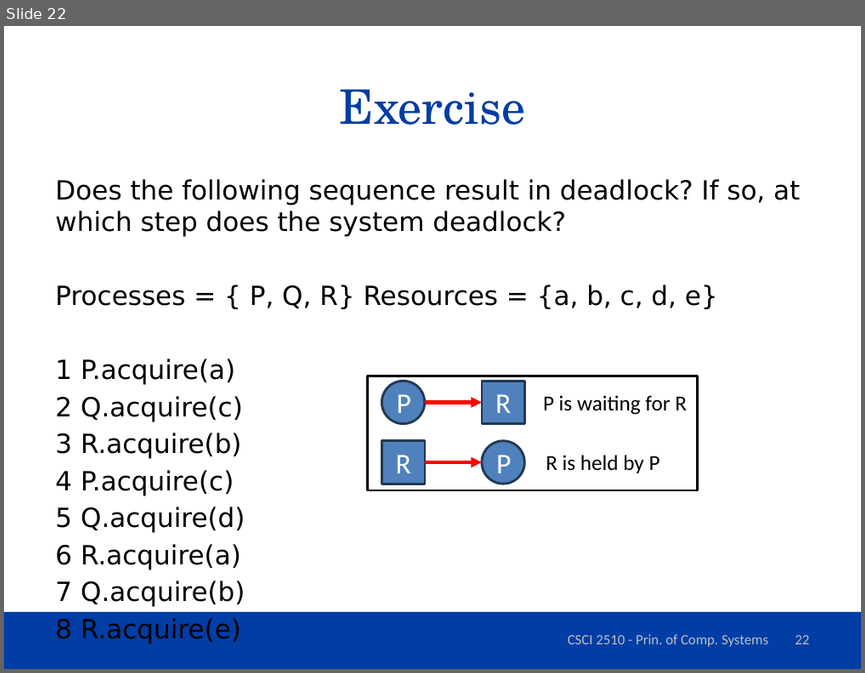
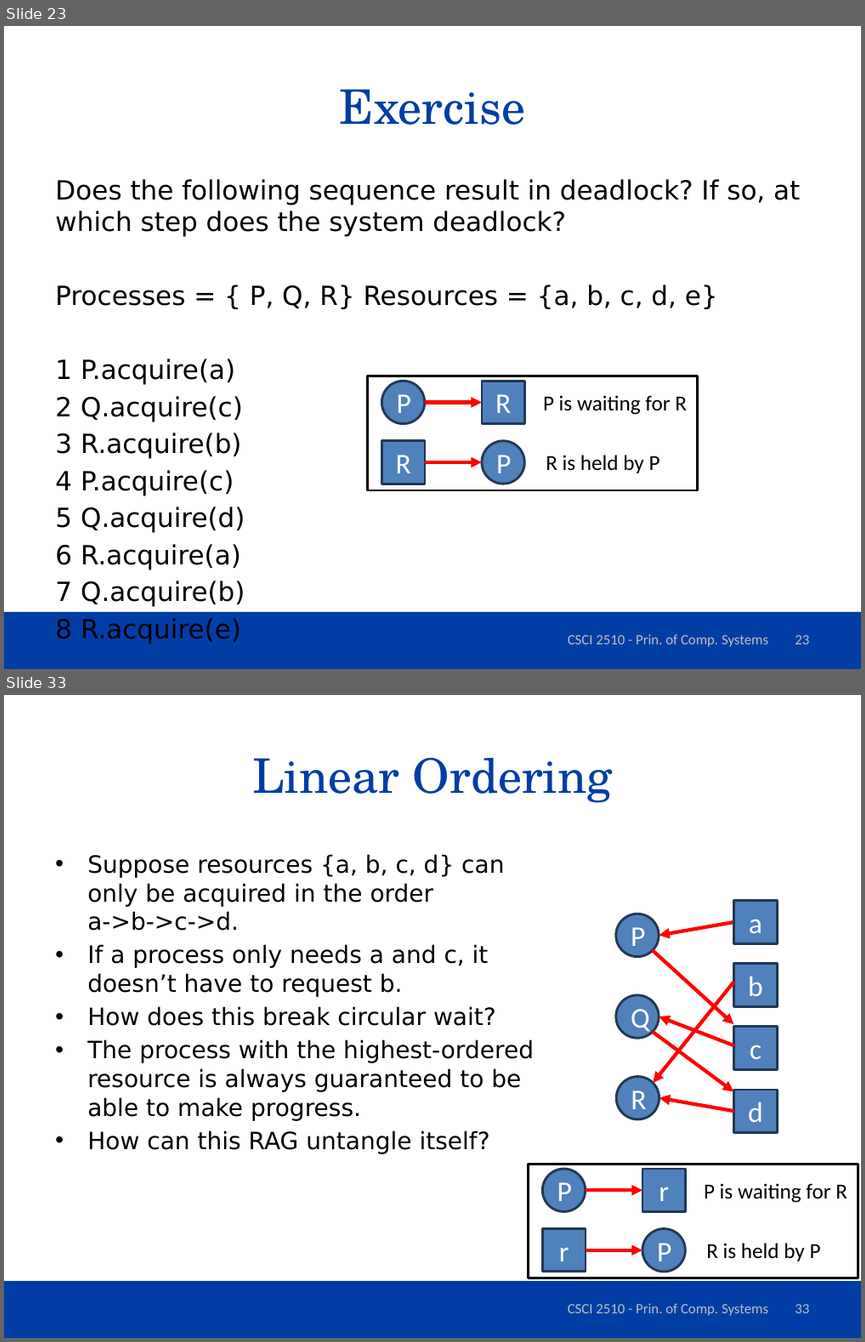
Before and after one commit to dferry/dferry.github.io, a slide deck: csci2510/slides/Deadlock.pptx. Shown one above the other, each under a label of ours: slide 22 before the commit, slides 23 and 33 after it; the slides between them are not shown. The pictures are 865x673 and 865x1342 pixels, drawn with LibreOffice and Linux fonts; fonts in the diff are those of the drawing; background and template pictures are left out. Boxes give left, top, right and bottom in pixels: in the first picture for what was removed or moved away, otherwise in the second. Text is boxed around its words. In the diff, an @@ line names an element or a change of style, - is before the commit and + after.

```diff
--- a/csci2510/slides/Deadlock.pptx
+++ b/csci2510/slides/Deadlock.pptx
@@ slide 33 added at (x1=4, y1=695, x2=861, y2=1338), background #FFFFFF; not listed: 1 template element that a slide beside it also shows @@
@@ title added at (x1=252, y1=757, x2=613, y2=803), 40 pt, text #003DA5 @@
+Linear Ordering
@@ text added at (x1=87, y1=854, x2=534, y2=1154), 20 pt, text #000000 @@
+• Suppose resources {a, b, c, d} can only be acquired in the order
+  a->b->c->d.
+• If a process only needs a and c, it doesn’t have to request b.
+• How does this break circular wait?
+• The process with the highest-ordered resource is always guaranteed to be able to make progress.
+• How can this RAG untangle itself?
@@ ellipse added at (x1=616, y1=913, x2=658, y2=956), fill #4F81BD, outline #233953 2 pt, 24 pt, text #FFFFFF @@
+P
@@ arrow added from (734, 922) to (658, 935), #FF0000 3 pt @@
@@ rectangle added at (x1=734, y1=901, x2=777, y2=943), fill #4F81BD, outline #233953 2 pt, 24 pt, text #FFFFFF @@
+a
@@ arrow added from (653, 950) to (734, 1024), #FF0000 3 pt @@
@@ rectangle added at (x1=734, y1=964, x2=777, y2=1006), fill #4F81BD, outline #233953 2 pt, 24 pt, text #FFFFFF @@
+b
@@ ellipse added at (x1=616, y1=995, x2=658, y2=1038), fill #4F81BD, outline #233953 2 pt, 24 pt, text #FFFFFF @@
+Q
@@ arrow added from (734, 981) to (653, 1083), #FF0000 3 pt @@
@@ arrow added from (734, 1045) to (658, 1016), #FF0000 3 pt @@
@@ arrow added from (653, 1032) to (734, 1092), #FF0000 3 pt @@
@@ rectangle added at (x1=734, y1=1027, x2=777, y2=1069), fill #4F81BD, outline #233953 2 pt, 24 pt, text #FFFFFF @@
+c
@@ ellipse added at (x1=617, y1=1077, x2=659, y2=1119), fill #4F81BD, outline #233953 2 pt, 24 pt, text #FFFFFF @@
+R
@@ arrow added from (734, 1111) to (659, 1098), #FF0000 3 pt @@
@@ rectangle added at (x1=734, y1=1089, x2=777, y2=1132), fill #4F81BD, outline #233953 2 pt, 24 pt, text #FFFFFF @@
+d
@@ group added at (x1=528, y1=1163, x2=858, y2=1277): 3 rectangles, 2 ellipses, 2 arrows, 2 texts @@
+P
+r
+P
+r
+P is waiting for R
+R is held by P
@@ text added at (x1=568, y1=1303, x2=768, y2=1315), 12 pt, text #BFBFBF @@
+CSCI 2510 - Prin. of Comp. Systems
@@ page number added at (x1=794, y1=1304, x2=809, y2=1313), 12 pt, text #BFBFBF @@
+33
@@ what was slide 22 is now slide 23 @@
@@ page number at (x1=794, y1=635, x2=809, y2=644): text changed @@
-22
+23
```
Also in this commit, not shown: 1 slide changed, 12 other slides added, 1 other file.
